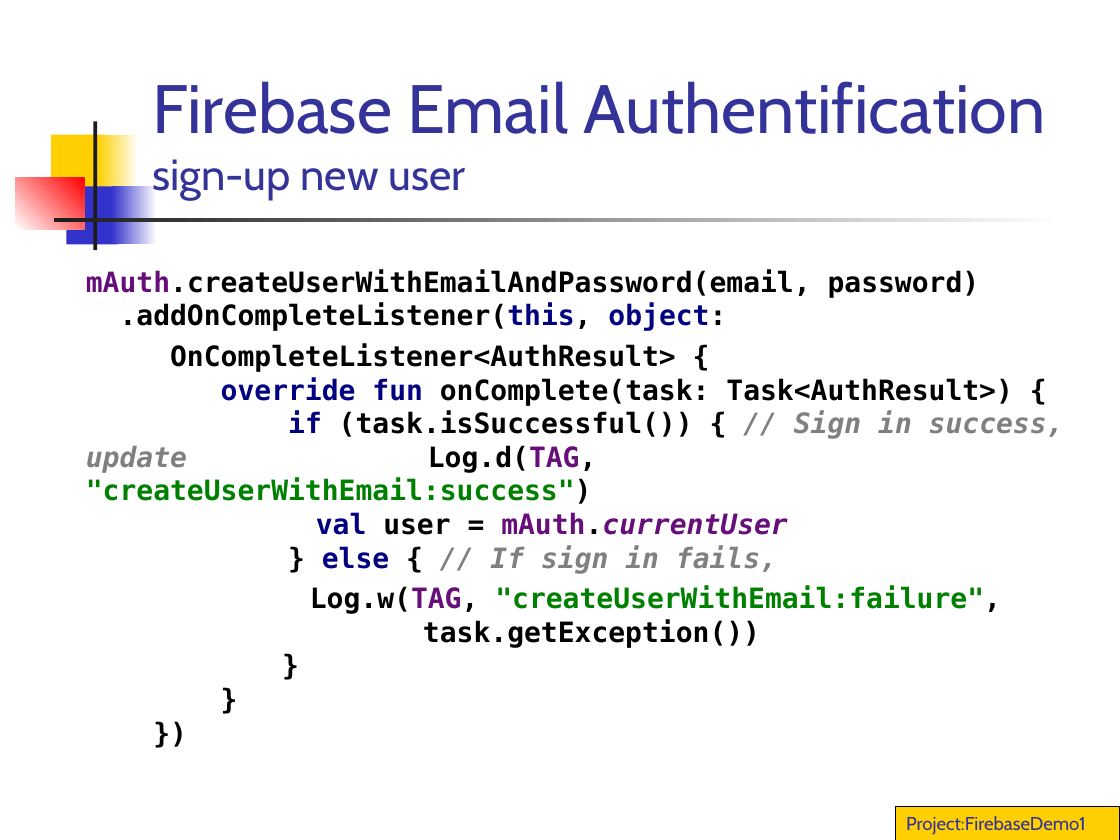
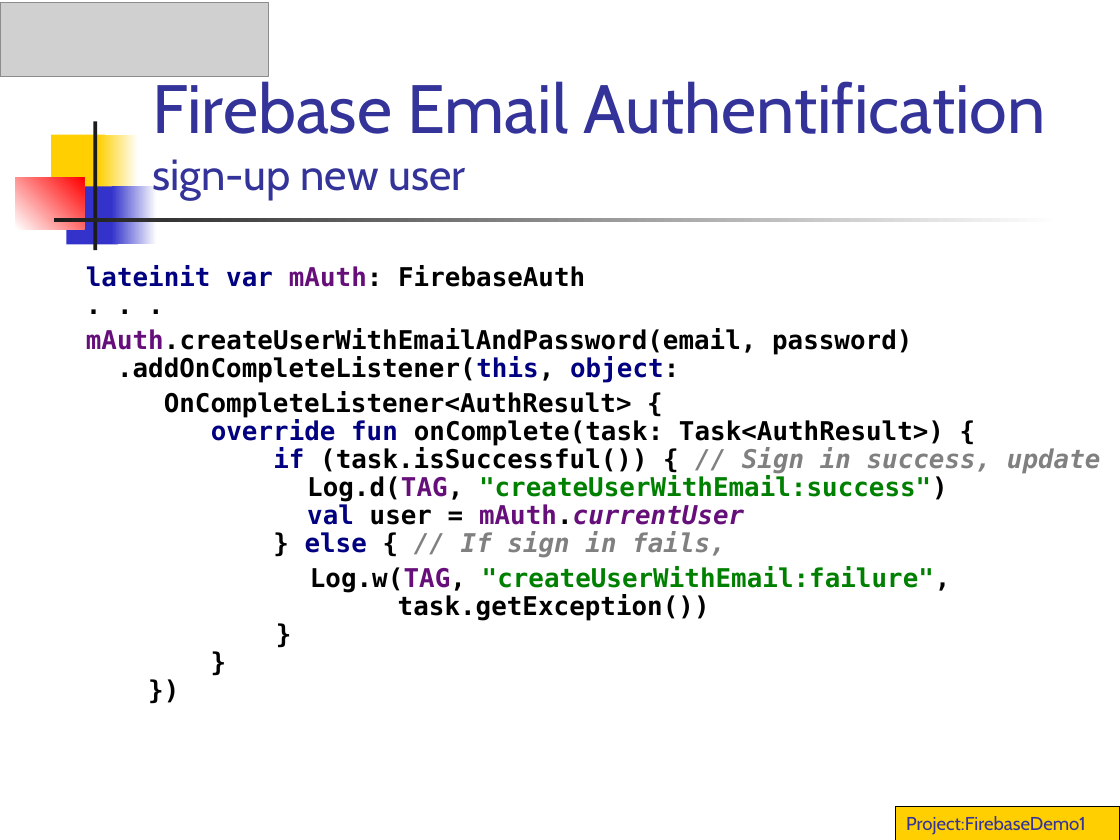
Before and after one commit to vmandro/Prednasky, a slide deck: slide 39 of 12/12_Android.ppt (slide 34 before the commit). Drawn at 1120x840 pixels with LibreOffice and Linux fonts; fonts in the diff are those of the drawing; grey boxes stand for pictures. Boxes give left, top, right and bottom in pixels: in the first picture for what was removed or moved away, otherwise in the second. Text is boxed around its words. In the diff, an @@ line names an element or a change of style, - is before the commit and + after.

```diff
--- a/12/12_Android.ppt
+++ b/12/12_Android.ppt
@@ picture added at <box>0,2,269,76</box> @@
@@ text at <box>86,266,585,287</box>: paragraph added @@
+lateinit var mAuth: FirebaseAuth
+. . .
@@ text at <box>86,329,1101,620</box>: size 18 to 16.6 pt; line spacing 1 to 0.9 @@
```
Also in this commit, not shown: 24 other slides changed, 6 slides added, 1 slide removed, 1 other file.
